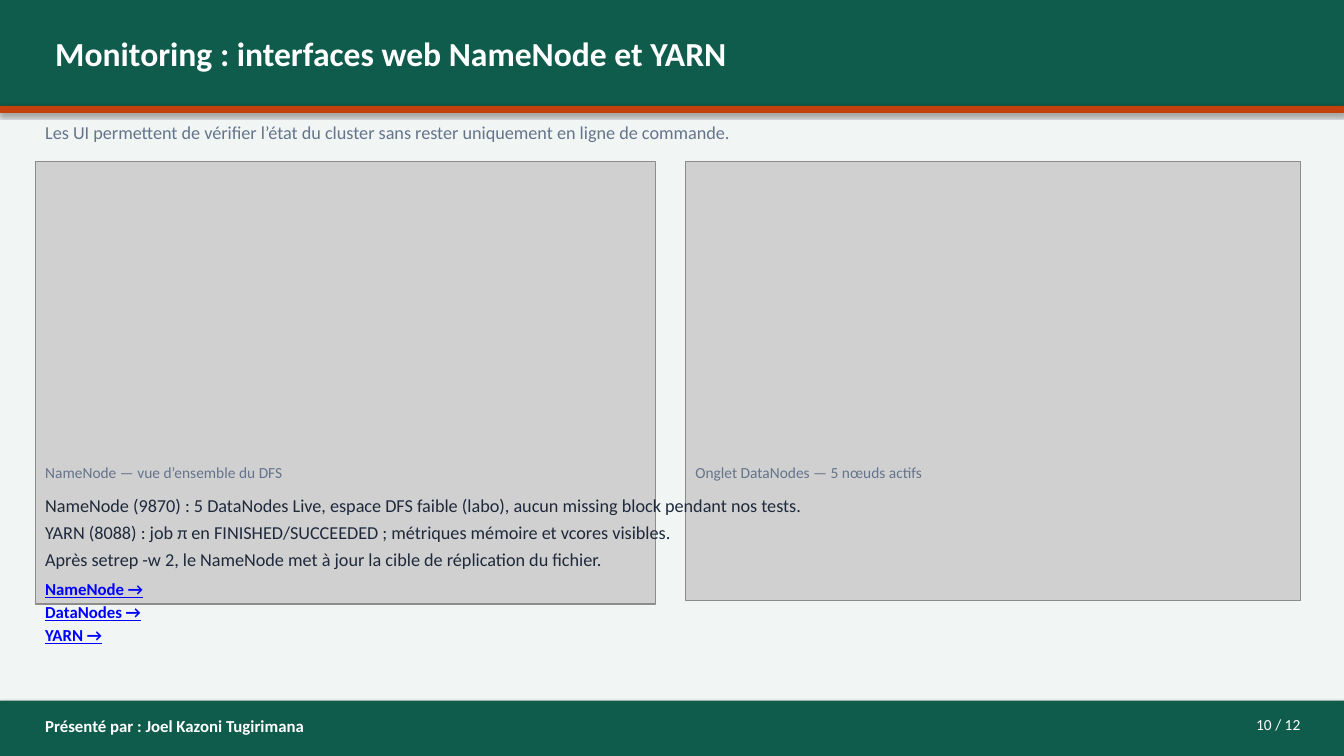
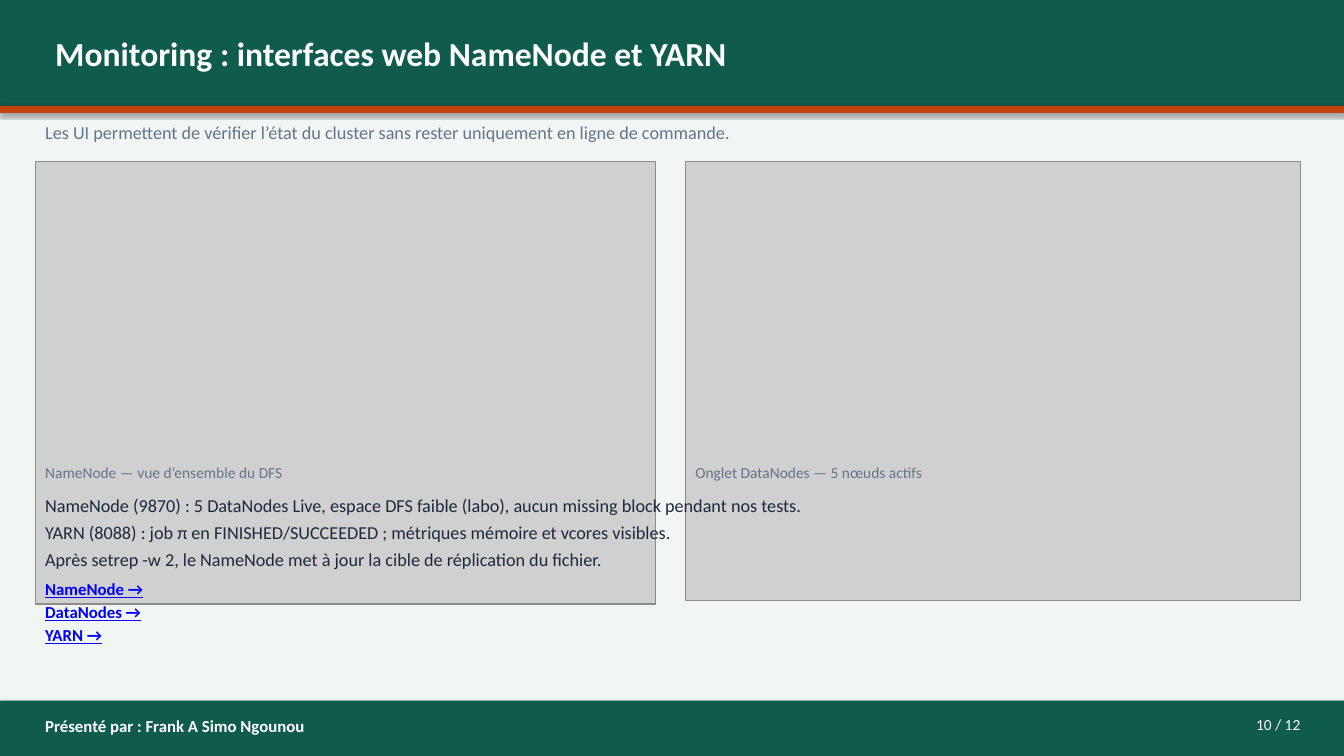
Before and after one commit to asinyopetro/Les_Hadoop_Riders_G4, a slide deck: slide 10 of presentation/PRESENTATION-G4-Les_Hadoop_Riders.pptx. Drawn at 1344x756 pixels with LibreOffice and Linux fonts; fonts in the diff are those of the drawing; grey boxes stand for pictures. Boxes give left, top, right and bottom in pixels: in the first picture for what was removed or moved away, otherwise in the second. Text is boxed around its words. In the diff, an @@ line names an element or a change of style, - is before the commit and + after.

```diff
--- a/presentation/PRESENTATION-G4-Les_Hadoop_Riders.pptx
+++ b/presentation/PRESENTATION-G4-Les_Hadoop_Riders.pptx
@@ text at [45, 720, 304, 735]: text changed @@
-Présenté par : Joel Kazoni Tugirimana
+Présenté par : Frank A Simo Ngounou
```
Also in this commit, not shown: 8 other slides changed, 3 other files.
